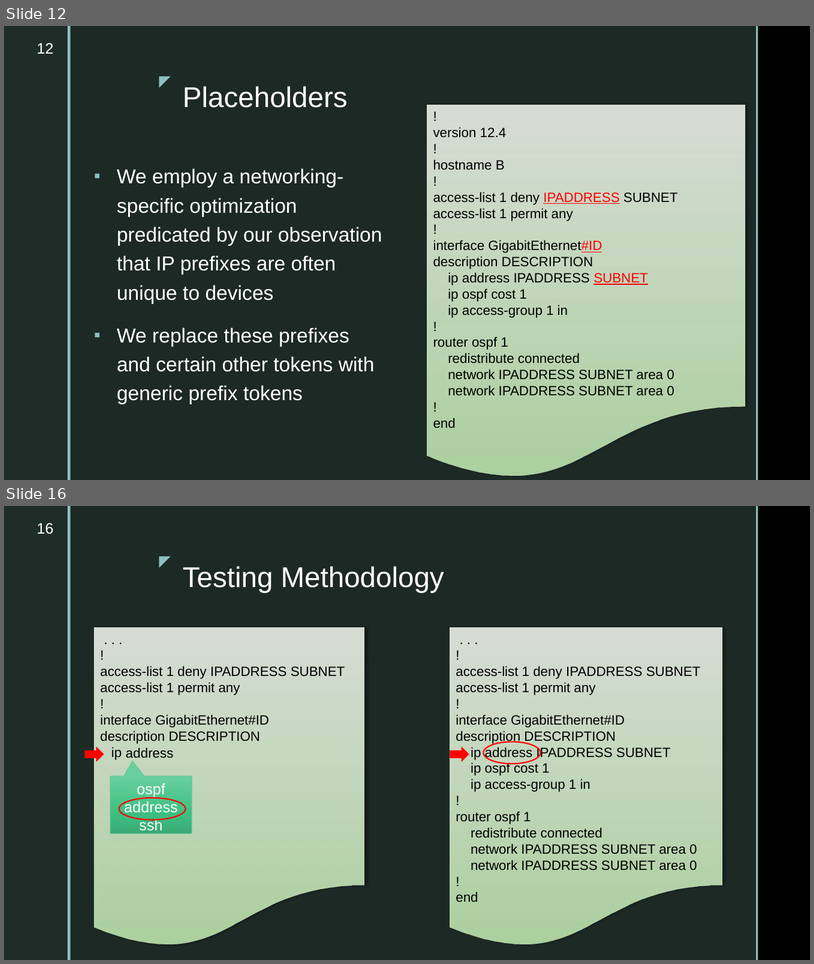
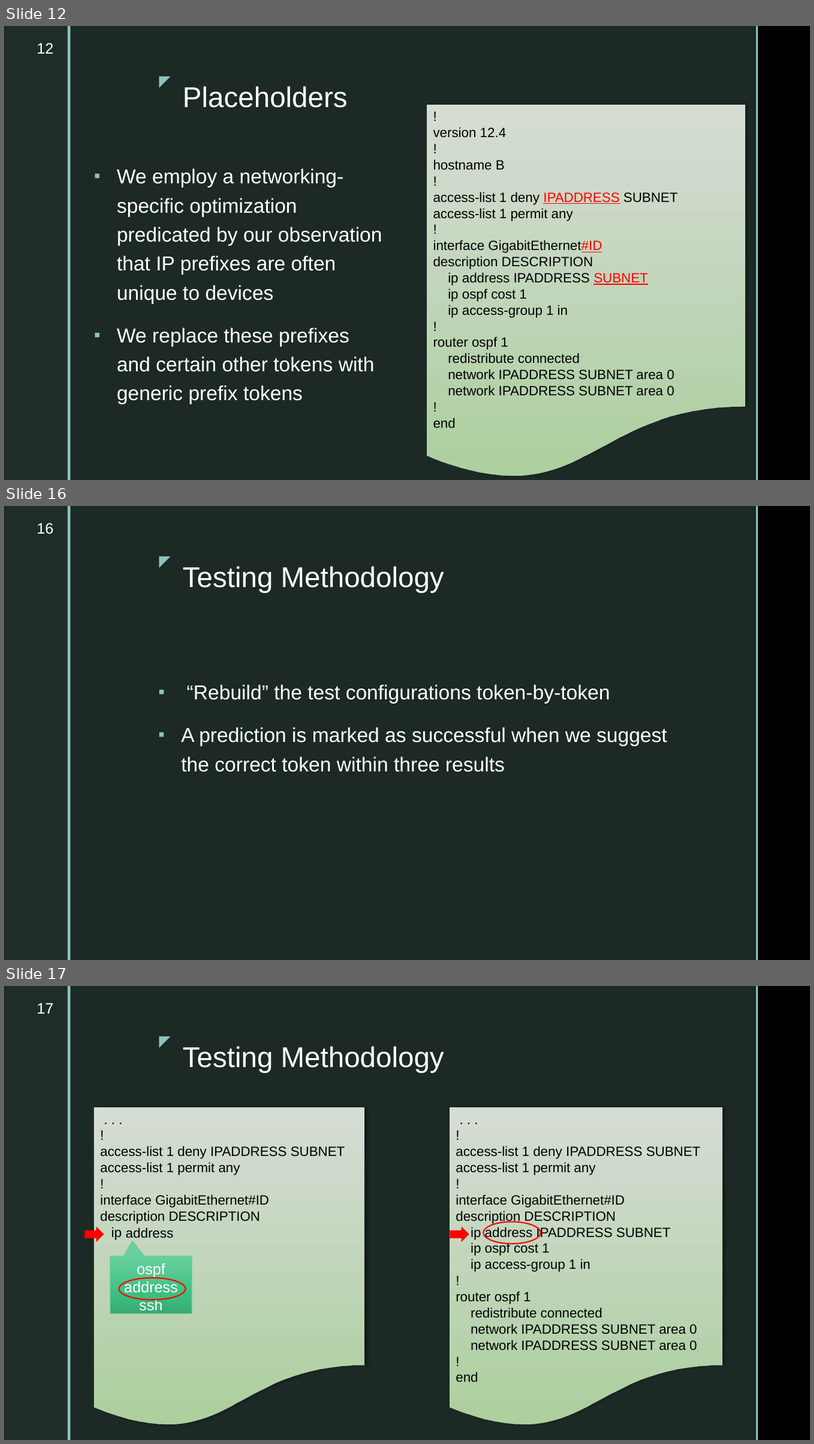
Before and after one commit to ahsanMah/config-completion, a slide deck: Final Presentation.pptx. Shown one above the other, each under a label of ours: slides 12 and 16 before the commit, slides 12, 16 and 17 after it; the slides between them are not shown. The pictures are 814x964 and 814x1444 pixels, drawn with LibreOffice and Linux fonts; fonts in the diff are those of the drawing; background and template pictures are left out. Boxes give left, top, right and bottom in pixels: in the first picture for what was removed or moved away, otherwise in the second. Text is boxed around its words. In the diff, an @@ line names an element or a change of style, - is before the commit and + after.

```diff
--- a/Final Presentation.pptx
+++ b/Final Presentation.pptx
@@ slide 16 added at bbox=[4, 506, 810, 960], background picture (left out); not listed: 5 template elements that a slide beside it also shows @@
@@ page number added at bbox=[37, 523, 54, 534], 18 pt, text #FFFFFF @@
+16
@@ title added at bbox=[183, 566, 444, 592], 34 pt, text #FFFFFF @@
+Testing Methodology
@@ text added at bbox=[181, 684, 668, 772], 24 pt, text #FFFFFF @@
+▪ “Rebuild” the test configurations token-by-token
+▪ A prediction is marked as successful when we suggest the correct token within three results
@@ what was slide 16 is now slide 17 @@
@@ page number at bbox=[37, 1003, 54, 1014]: text changed @@
-16
+17
```
Also in this commit, not shown: 7 slides changed, 5 other slides added, 3 slides removed.
